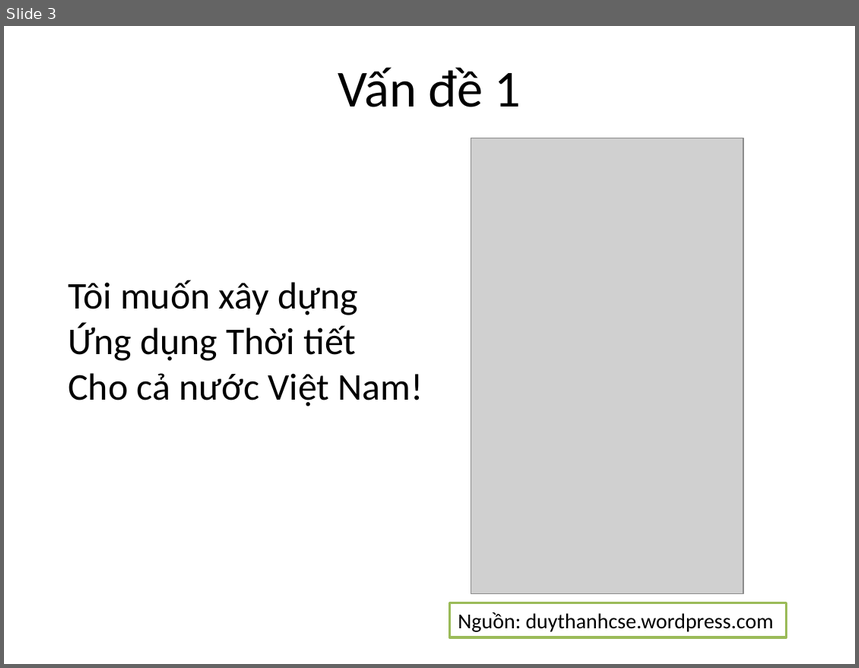
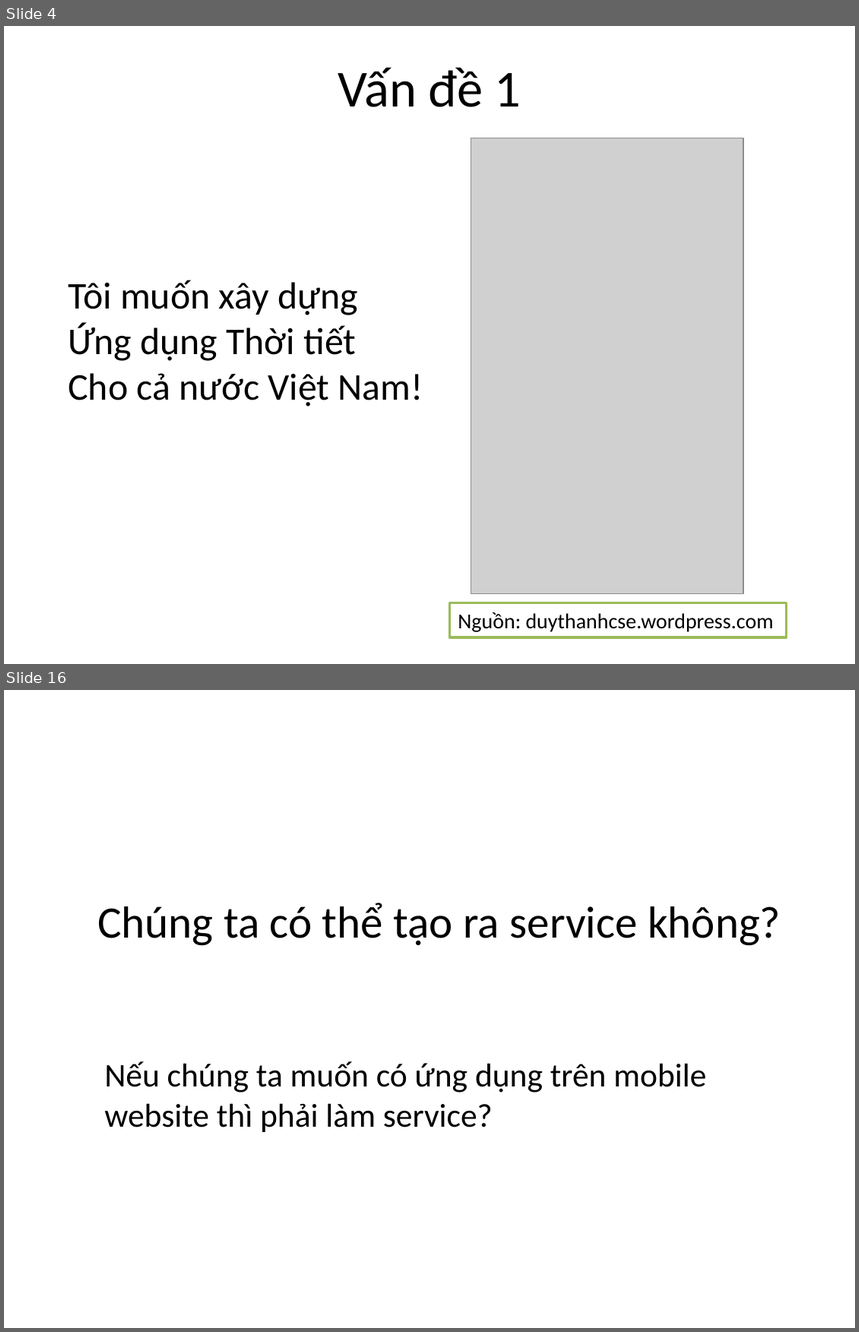
Before and after one commit to phithanh97cs/T3H, a slide deck: Other/Free/Làm web thật đơn giản với Web Service và Spring.pptx. Shown one above the other, each under a label of ours: slide 3 before the commit, slides 4 and 16 after it; the slides between them are not shown. The pictures are 859x668 and 859x1332 pixels, drawn with LibreOffice and Linux fonts; fonts in the diff are those of the drawing; grey boxes stand for pictures. Boxes give left, top, right and bottom in pixels: in the first picture for what was removed or moved away, otherwise in the second. Text is boxed around its words. In the diff, an @@ line names an element or a change of style, - is before the commit and + after.

```diff
--- a/Other/Free/Làm web thật đơn giản với Web Service và Spring.pptx
+++ b/Other/Free/Làm web thật đơn giản với Web Service và Spring.pptx
@@ slide 16 added at bbox=[4, 690, 855, 1328], background #FFFFFF @@
@@ text added at bbox=[97, 903, 781, 945], 38 pt, text #000000 @@
+Chúng ta có thể tạo ra service không?
@@ text added at bbox=[104, 1062, 706, 1132], 28 pt, text #000000 @@
+Nếu chúng ta muốn có ứng dụng trên mobile
+website thì phải làm service?
@@ what was slide 3 is now slide 4 @@
```
Also in this commit, not shown: 7 slides changed, 13 other slides added, 3 slides removed, 2 other files.
